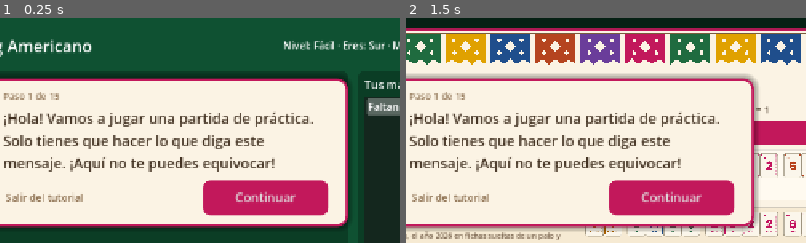
Above: before the commit, frames 1-2 (left to right).
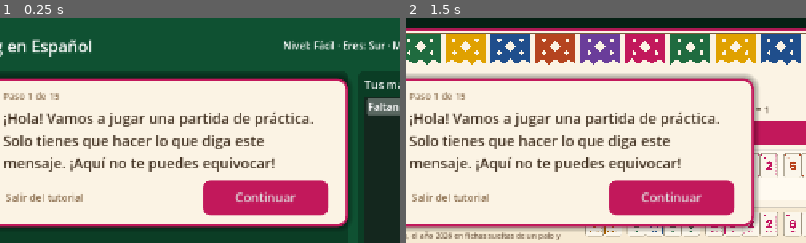
Above: after the commit, the same moments.

Repository: frv24/chatgpt
Game: Godot game, scene res://scenes/main.tscn
The game is run twice, just before and just after one commit, with the same random seed, the same clock (stepped at 60 frames per second) and the same inputs.
Inputs:
- Up to frame 1 (0.25 s): no input
- Up to frame 2 (1.5 s): click "Tarjeta 2026" at 0.5 s; click "Menú" at 1.25 s
The pictures show only the part of the screen within x 10-60%, y 0-50%; the shares and areas given below are measured in that part.

The runs differ from the first frame. In frame 1, 0.8% of the frame differs, in the area x 2-23%, y 9-18%; in frame 2, nothing differs.

Commit message:
Preparación para Android: «Mahjong en Español»
- Nombre visible «Mahjong en Español» y paquete com.mahjongenespanol
- Ícono (512, 192 y adaptable con fondo, figura y monocromo) creado con
  el comodín sobre rosa mexicano; pantalla de carga con papel picado
- Botón «atrás» de Android (y Esc): cierra ventanas, abre el menú y
  desde el menú sale; zona segura para pantallas con muesca
- export_presets.cfg para Android (arm64 y armv7, sin permisos, sin
  incluir las pruebas)
- tienda/: ficha de Google Play y App Store con los textos del usuario,
  gráfico destacado 1024x500, 6 capturas y borrador de política de
  privacidad; ANDROID.md con los pasos para probar y publicar
- .gitignore: nunca subir llaves de firma

Co-Authored-By: Claude Opus 5.5 <noreply@anthropic.com>
Claude-Session: https://claude.ai/code/session_019XP3cz5zhzQhtRmPdSwHWZ

Diff:
--- a/project.godot
+++ b/project.godot
@@ -5,10 +5,17 @@
 
 [application]
 
-config/name="Mahjong Americano"
-config/description="Mahjong americano en español con consejos para aprender a jugar."
+config/name="Mahjong en Español"
+config/description="Aprende Mahjong paso a paso, juega partidas y domina sus reglas en español."
+config/version="1.0.0"
 run/main_scene="res://scenes/main.tscn"
 config/features=PackedStringArray("4.4", "GL Compatibility")
+config/icon="res://assets/icono/icono_512.png"
+config/quit_on_go_back=false
+boot_splash/bg_color=Color(0.7607843, 0.09411765, 0.35686275, 1)
+boot_splash/image="res://assets/icono/pantalla_carga.png"
+boot_splash/fullsize=true
+boot_splash/use_filter=true
 
 [display]
 
--- a/scripts/ui/main.gd
+++ b/scripts/ui/main.gd
@@ -116,6 +116,7 @@
 var _ids_animadas := {}
 var _ajustes_guardados := {}
 var _factor_letra := 1.0
+var _margen: MarginContainer
 var _descartes_mostrados := 0
 var _reglas: Dictionary  # etiquetas de la ventana de reglas
 var _analisis_lista: Array[Dictionary] = []
@@ -125,6 +126,8 @@
 	_cargar_progreso()
 	_crear_interfaz()
 	_aplicar_ajustes()
+	_ajustar_zona_segura()
+	get_viewport().size_changed.connect(_ajustar_zona_segura)
 	# La primera vez, se empieza directamente con la partida guiada.
 	# Las siguientes, se abre el menú principal.
 	if not _tutorial_hecho and not _nivel_elegido:
@@ -883,6 +886,64 @@
 	estilo.bg_color = base.lightened(luz) if luz >= 0 else base.darkened(-luz)
 	estilo.set_corner_radius_all(12)
 	return estilo
+
+
+# =============================================================================
+#  MÓVIL: BOTÓN «ATRÁS» Y ZONA SEGURA
+# =============================================================================
+
+func _notification(what: int) -> void:
+	# El botón «atrás» de Android (hay que tener quit_on_go_back desactivado).
+	if what == NOTIFICATION_WM_GO_BACK_REQUEST:
+		_al_pulsar_atras()
+
+
+func _unhandled_input(evento: InputEvent) -> void:
+	# En el ordenador, la tecla Esc hace lo mismo que «atrás».
+	if evento.is_action_pressed("ui_cancel"):
+		_al_pulsar_atras()
+		get_viewport().set_input_as_handled()
+
+
+## «Atrás»: cierra la ventana que esté abierta; si no hay ninguna, abre el menú;
+## y desde el menú principal, sale del juego.
+func _al_pulsar_atras() -> void:
+	if _menu._capa_ajustes.visible:
+		_menu._capa_ajustes.visible = false
+	elif _capa_leccion.visible:
+		_cola_lecciones.clear()
+		_capa_leccion.visible = false
+	elif _capa_reglas.visible:
+		_capa_reglas.visible = false
+	elif _ventana_tarjeta.visible:
+		_ventana_tarjeta.visible = false
+	elif _capa_marcador.visible:
+		_capa_marcador.visible = false
+	elif _capa_niveles.visible:
+		_capa_niveles.visible = false
+	elif _menu.visible:
+		get_tree().quit()
+	else:
+		_menu.abrir(true)
+
+
+## En teléfonos con muesca o esquinas redondeadas, deja libre la zona que no se ve.
+func _ajustar_zona_segura() -> void:
+	if not OS.has_feature("mobile") or _margen == null:
+		return
+	var segura := DisplayServer.get_display_safe_area()
+	var ventana := DisplayServer.window_get_size()
+	if segura.size.x <= 0 or ventana.x <= 0:
+		return
+	var escala := get_viewport_rect().size.x / float(ventana.x)
+	var izquierda := int(segura.position.x * escala)
+	var derecha := int((ventana.x - segura.end.x) * escala)
+	var arriba := int(segura.position.y * escala)
+	var abajo := int((ventana.y - segura.end.y) * escala)
+	_margen.add_theme_constant_override("margin_left", 16 + maxi(izquierda, 0))
+	_margen.add_theme_constant_override("margin_right", 16 + maxi(derecha, 0))
+	_margen.add_theme_constant_override("margin_top", 16 + maxi(arriba, 0))
+	_margen.add_theme_constant_override("margin_bottom", 16 + maxi(abajo, 0))
 
 
 # =============================================================================
@@ -1530,6 +1591,7 @@
 	for lado in ["left", "right", "top", "bottom"]:
 		margen.add_theme_constant_override("margin_" + lado, 16)
 	add_child(margen)
+	_margen = margen
 
 	var columna := VBoxContainer.new()
 	columna.add_theme_constant_override("separation", 12)
@@ -1540,7 +1602,7 @@
 	barra.add_theme_constant_override("separation", 12)
 	columna.add_child(barra)
 	var titulo := Label.new()
-	titulo.text = "Mahjong Americano"
+	titulo.text = "Mahjong en Español"
 	titulo.add_theme_font_size_override("font_size", 26)
 	barra.add_child(titulo)
 	var espacio := Control.new()
--- a/scripts/ui/menu_principal.gd
+++ b/scripts/ui/menu_principal.gd
@@ -44,13 +44,13 @@
 	add_child(columna)
 
 	var titulo := Label.new()
-	titulo.text = "Mahjong Americano"
+	titulo.text = "Mahjong en Español"
 	titulo.add_theme_font_size_override("font_size", 64)
 	titulo.add_theme_color_override("font_color", ROSA)
 	titulo.horizontal_alignment = HORIZONTAL_ALIGNMENT_CENTER
 	columna.add_child(titulo)
 	var subtitulo := Label.new()
-	subtitulo.text = "Aprende y juega · Tarjeta 2026"
+	subtitulo.text = "Aprende y juega · Mahjong americano · Tarjeta 2026"
 	subtitulo.add_theme_font_size_override("font_size", 22)
 	subtitulo.add_theme_color_override("font_color", CAFE)
 	subtitulo.horizontal_alignment = HORIZONTAL_ALIGNMENT_CENTER
--- a/scripts/ui/papel_picado.gd
+++ b/scripts/ui/papel_picado.gd
@@ -9,6 +9,8 @@
 const SEPARACION := 8.0
 ## Color del fondo, para dibujar los recortes de las banderas.
 var color_fondo := Color("fbf3e4")
+## Colores de las banderas (se puede cambiar, por ejemplo, para quitar el del fondo).
+var colores: Array = COLORES
 
 
 func _init() -> void:
@@ -22,7 +24,7 @@
 	var cuantas := int(size.x / (ANCHO_BANDERA + SEPARACION)) + 1
 	for i in cuantas:
 		var x := i * (ANCHO_BANDERA + SEPARACION) + SEPARACION / 2
-		_bandera(Rect2(x, 5, ANCHO_BANDERA, 48), COLORES[i % COLORES.size()])
+		_bandera(Rect2(x, 5, ANCHO_BANDERA, 48), colores[i % colores.size()])
 
 
 func _bandera(r: Rect2, color: Color) -> void:
Binary file added: assets/icono/icono_192.png
Not shown, added: assets/icono/icono_192.png.import
Binary file added: assets/icono/icono_512.png
Not shown, added: assets/icono/icono_512.png.import
Binary file added: assets/icono/icono_fondo_432.png
Not shown, added: assets/icono/icono_fondo_432.png.import
Binary file added: assets/icono/icono_frente_432.png
Not shown, added: assets/icono/icono_frente_432.png.import
Binary file added: assets/icono/icono_monocromo_432.png
Not shown, added: assets/icono/icono_monocromo_432.png.import
Binary file added: assets/icono/pantalla_carga.png
Not shown, added: assets/icono/pantalla_carga.png.import
(and 14 more such lines)
